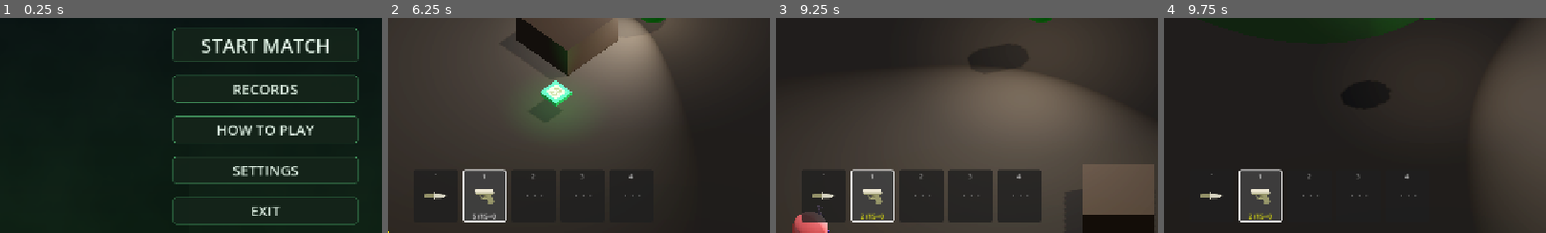
Above: before the commit, frames 1-4 (left to right).
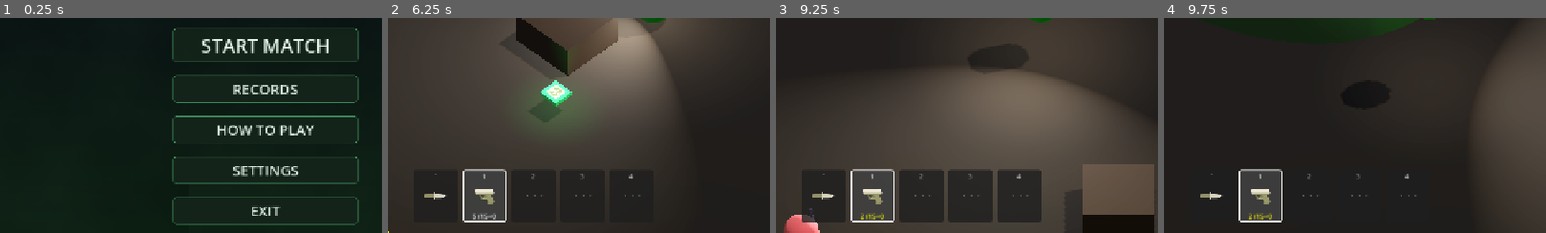
Above: after the commit, the same moments.

Repository: Kyulhee/battle-capsule
Game: Godot game, scene res://src/Main.tscn
Same seed, same stepped clock (60 frames per second), same inputs: the game is played once before the commit and once after it.
Inputs (mouse positions are % of the whole screen's width and height, from its top left):
- Up to frame 1 (0.25 s): no input
- Up to frame 2 (6.25 s): click "START MATCH" at 0.5 s; click "START MATCH" at 1.25 s; click "쉬움" at 2 s; click "보통" at 2.75 s; click "어려움" at 3.5 s; click "지옥" at 4.25 s; click "RECORDS" at 5 s; click "선택" at 5.75 s
- Up to frame 3 (9.25 s): tap Enter at 6.5 s; move the mouse to (72, 45) at 6.52 s; hold D (ui_right) 6.53-7.28 s; tap Q (heal) at 6.6, 7.55, 8.1, 9.05 s; click (72, 45) at 6.67 s; tap Space at 6.77, 7.52, 9.02 s; move the mouse to (30, 55) at 7.27 s; hold S (ui_down) 7.28-8.03 s; click (30, 55) at 7.35 s; move the mouse to (60, 28) at 8.02 s; hold D (ui_right) 8.03-8.78 s; move the mouse to (45, 70) at 8.77 s; hold W (ui_up) from 8.78 s (still down); tap F (interact) at 8.85 s; click (45, 70) at 8.92 s
- Up to frame 4 (9.75 s): move the mouse to (80, 65) at 9.52 s; release W (ui_up) at 9.53 s; hold A (ui_left) from 9.53 s (still down); tap C at 9.6 s
The pictures show only the part of the screen within x 15-65%, y 50-100%; the shares and areas given below are measured in that part.

Frames 1-2 are identical in both runs. In frame 3, 0.7% of the frame differs, in the area x 2-14%, y 87-100%; in frame 4, nothing differs.

Commit message:
refactor: extract pressure hud formatter

Diff:
--- a/src/core/MissionTracker.gd
+++ b/src/core/MissionTracker.gd
@@ -3,7 +3,7 @@
 
 const MissionData = preload("res://src/core/MissionData.gd")
 const MissionCatalogScript = preload("res://src/systems/mission/MissionCatalog.gd")
-const PressureEffectCatalogScript = preload("res://src/core/PressureEffectCatalog.gd")
+const MissionHudFormatterScript = preload("res://src/systems/mission/MissionHudFormatter.gd")
 const ACHIEVEMENTS_PATH = "user://achievements.json"
 
 # ── 보너스 미션 (기존 유지) ─────────────────────────────────────────────────
@@ -215,45 +215,26 @@
 func get_pressure_hud_text() -> String:
 	if not pressure_active or _active_pressure.is_empty():
 		return ""
-	var title = _active_pressure.get("title", "")
-	var desc = _active_pressure.get("description", "")
-	var sec = int(ceil(pressure_deadline))
-	var progress = _get_pressure_progress_text()
-	var line2 = desc if progress == "" else "%s  [%s]" % [desc, progress]
-	var reward_txt = _format_pressure_effects(_active_pressure.get("reward", []))
-	var penalty_txt = _format_pressure_effects(_active_pressure.get("penalty", []))
-	return "⚡ %s  |  %ds\n%s\n✓ %s   ✗ %s" % [title, sec, line2, reward_txt, penalty_txt]
-
-func _format_pressure_effects(effects: Array) -> String:
-	return PressureEffectCatalogScript.format_effects(effects)
-
-func _get_pressure_progress_text() -> String:
-	var conditions = _active_pressure.get("conditions", [])
-	if conditions.is_empty(): return ""
-	var parts: Array = []
-	for cond in conditions:
-		var t = int(cond.get("target", 1))
-		var mod = cond.get("modifier", "")
-		match int(cond["type"]):
-			PressureCondition.KILL:
-				var cur = _p_kills_undetected if mod == "undetected" \
-					else (_p_kills_heavily_detected if mod == "heavily_detected" else _p_kills_total)
-				parts.append("킬 %d/%d" % [cur, t])
-			PressureCondition.NO_DAMAGE:
-				parts.append("무피해 ✓" if _p_damage_taken == 0.0 else "피해 발생 ✗")
-			PressureCondition.NO_HEAL:
-				parts.append("힐 미사용 ✓" if not _p_heals_violated else "힐 사용 ✗")
-			PressureCondition.ZONE_OUTSIDE_SEC:
-				parts.append("존 밖 %.0f/%ds" % [_p_outside_zone_sec, t])
-			PressureCondition.KILL_MELEE:
-				parts.append("칼 킬 %d/%d" % [_p_kills_melee, t])
-			PressureCondition.SURVIVE_DETECTED_SEC:
-				parts.append("감지 생존 %.0f/%ds" % [_p_detected_sec, t])
-			PressureCondition.KILL_WHILE_ZONE_OUTSIDE:
-				parts.append("존 밖 킬 %d/%d" % [_p_kills_outside_zone, t])
-			PressureCondition.KILL_LOW_HP:
-				parts.append("저HP 킬 %d/%d" % [_p_kills_low_hp, t])
-	return "  ".join(parts)
+	return MissionHudFormatterScript.pressure_hud_text(
+		_active_pressure,
+		pressure_deadline,
+		_pressure_counter_snapshot(),
+		_pressure_condition_ids()
+	)
+
+func _pressure_counter_snapshot() -> Dictionary:
+	return {
+		"kills_total": _p_kills_total,
+		"kills_undetected": _p_kills_undetected,
+		"kills_melee": _p_kills_melee,
+		"kills_outside_zone": _p_kills_outside_zone,
+		"kills_low_hp": _p_kills_low_hp,
+		"kills_heavily_detected": _p_kills_heavily_detected,
+		"damage_taken": _p_damage_taken,
+		"outside_zone_sec": _p_outside_zone_sec,
+		"heals_violated": _p_heals_violated,
+		"detected_sec": _p_detected_sec,
+	}
 
 # ── 보너스 미션 훅 (기존 유지) ────────────────────────────────────────────
 func on_player_medkit_used():
--- /dev/null
+++ b/src/systems/mission/MissionHudFormatter.gd
@@ -0,0 +1,51 @@
+extends RefCounted
+class_name MissionHudFormatter
+
+const PressureEffectCatalogScript = preload("res://src/core/PressureEffectCatalog.gd")
+
+
+static func pressure_hud_text(descriptor: Dictionary, deadline: float, counters: Dictionary, condition: Dictionary) -> String:
+	if descriptor.is_empty():
+		return ""
+	var title = descriptor.get("title", "")
+	var desc = descriptor.get("description", "")
+	var sec = int(ceil(deadline))
+	var progress = pressure_progress_text(descriptor, counters, condition)
+	var line2 = desc if progress == "" else "%s  [%s]" % [desc, progress]
+	var reward_txt = format_pressure_effects(descriptor.get("reward", []))
+	var penalty_txt = format_pressure_effects(descriptor.get("penalty", []))
+	return "⚡ %s  |  %ds\n%s\n✓ %s   ✗ %s" % [title, sec, line2, reward_txt, penalty_txt]
+
+
+static func format_pressure_effects(effects: Array) -> String:
+	return PressureEffectCatalogScript.format_effects(effects)
+
+
+static func pressure_progress_text(descriptor: Dictionary, counters: Dictionary, condition: Dictionary) -> String:
+	var conditions = descriptor.get("conditions", [])
+	if conditions.is_empty():
+		return ""
+	var parts: Array = []
+	for cond in conditions:
+		var target = int(cond.get("target", 1))
+		var mod = cond.get("modifier", "")
+		var type_id = int(cond["type"])
+		if type_id == int(condition["KILL"]):
+			var cur = int(counters.get("kills_undetected", 0)) if mod == "undetected" \
+				else (int(counters.get("kills_heavily_detected", 0)) if mod == "heavily_detected" else int(counters.get("kills_total", 0)))
+			parts.append("킬 %d/%d" % [cur, target])
+		elif type_id == int(condition["NO_DAMAGE"]):
+			parts.append("무피해 ✓" if float(counters.get("damage_taken", 0.0)) == 0.0 else "피해 발생 ✗")
+		elif type_id == int(condition["NO_HEAL"]):
+			parts.append("힐 미사용 ✓" if not bool(counters.get("heals_violated", false)) else "힐 사용 ✗")
+		elif type_id == int(condition["ZONE_OUTSIDE_SEC"]):
+			parts.append("존 밖 %.0f/%ds" % [float(counters.get("outside_zone_sec", 0.0)), target])
+		elif type_id == int(condition["KILL_MELEE"]):
+			parts.append("칼 킬 %d/%d" % [int(counters.get("kills_melee", 0)), target])
+		elif type_id == int(condition["SURVIVE_DETECTED_SEC"]):
+			parts.append("감지 생존 %.0f/%ds" % [float(counters.get("detected_sec", 0.0)), target])
+		elif type_id == int(condition["KILL_WHILE_ZONE_OUTSIDE"]):
+			parts.append("존 밖 킬 %d/%d" % [int(counters.get("kills_outside_zone", 0)), target])
+		elif type_id == int(condition["KILL_LOW_HP"]):
+			parts.append("저HP 킬 %d/%d" % [int(counters.get("kills_low_hp", 0)), target])
+	return "  ".join(parts)
Not shown, changed: docs/ARCHITECTURE.md
Not shown, changed: docs/DEVLOG.md
Not shown, changed: docs/IMPACT_MAP.md
Not shown, changed: docs/MASTERPLAN.md
Not shown, changed: docs/devlog/v1.11.md
